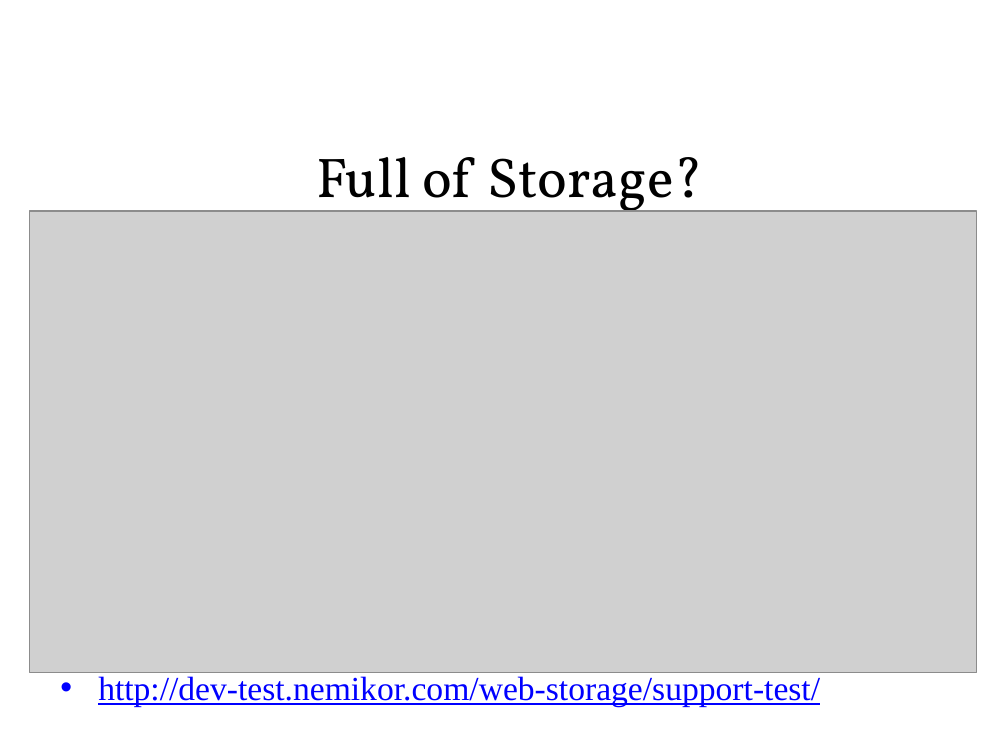
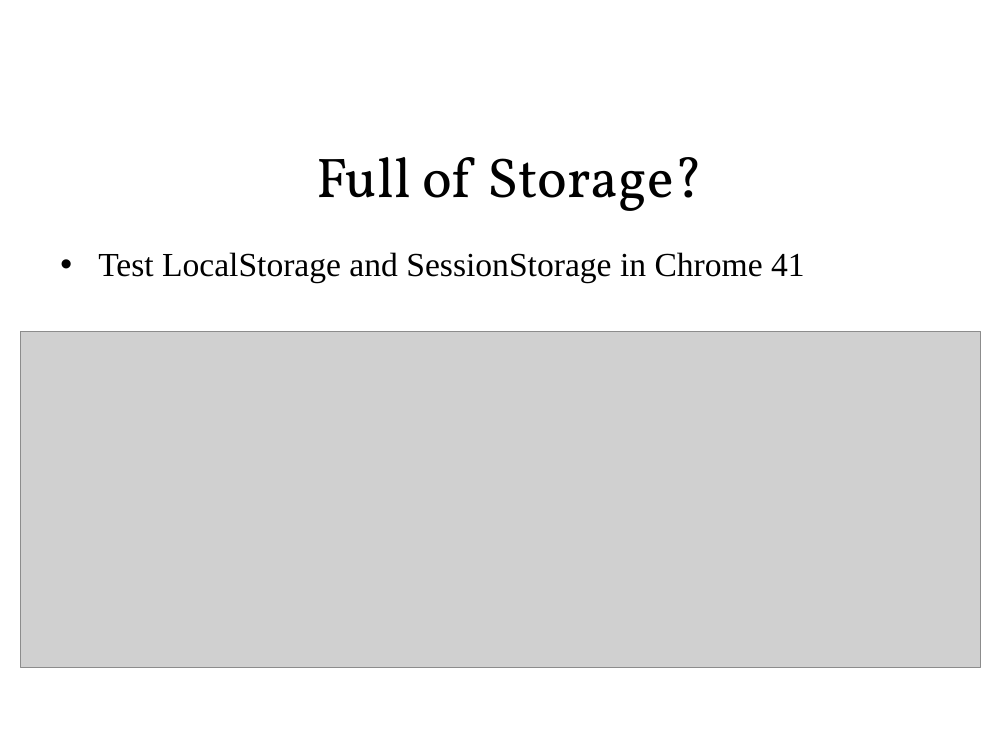
Before and after one commit to sonvq-qsoftvn/htmltraining, a slide deck: slide 22 of QSoftVietnam_SlideTemplate2014- Sonvq.pptx. Drawn at 1008x756 pixels with LibreOffice and Linux fonts; fonts in the diff are those of the drawing; grey boxes stand for pictures; background and template pictures are left out. Boxes give left, top, right and bottom in pixels: in the first picture for what was removed or moved away, otherwise in the second. Text is boxed around its words. In the diff, an @@ line names an element or a change of style, - is before the commit and + after.

```diff
--- a/QSoftVietnam_SlideTemplate2014- Sonvq.pptx
+++ b/QSoftVietnam_SlideTemplate2014- Sonvq.pptx
@@ text at (98, 252, 805, 283): text changed; text colour #0000FF to #000000 @@
-• http://dev-test.nemikor.com/web-storage/support-test/
+• Test LocalStorage and SessionStorage in Chrome 41
@@ picture: place and size @@
-picture at (29, 211, 977, 672)
+picture at (21, 332, 982, 667)
```
Also in this commit, not shown: 1 slide added, 2 other files.
